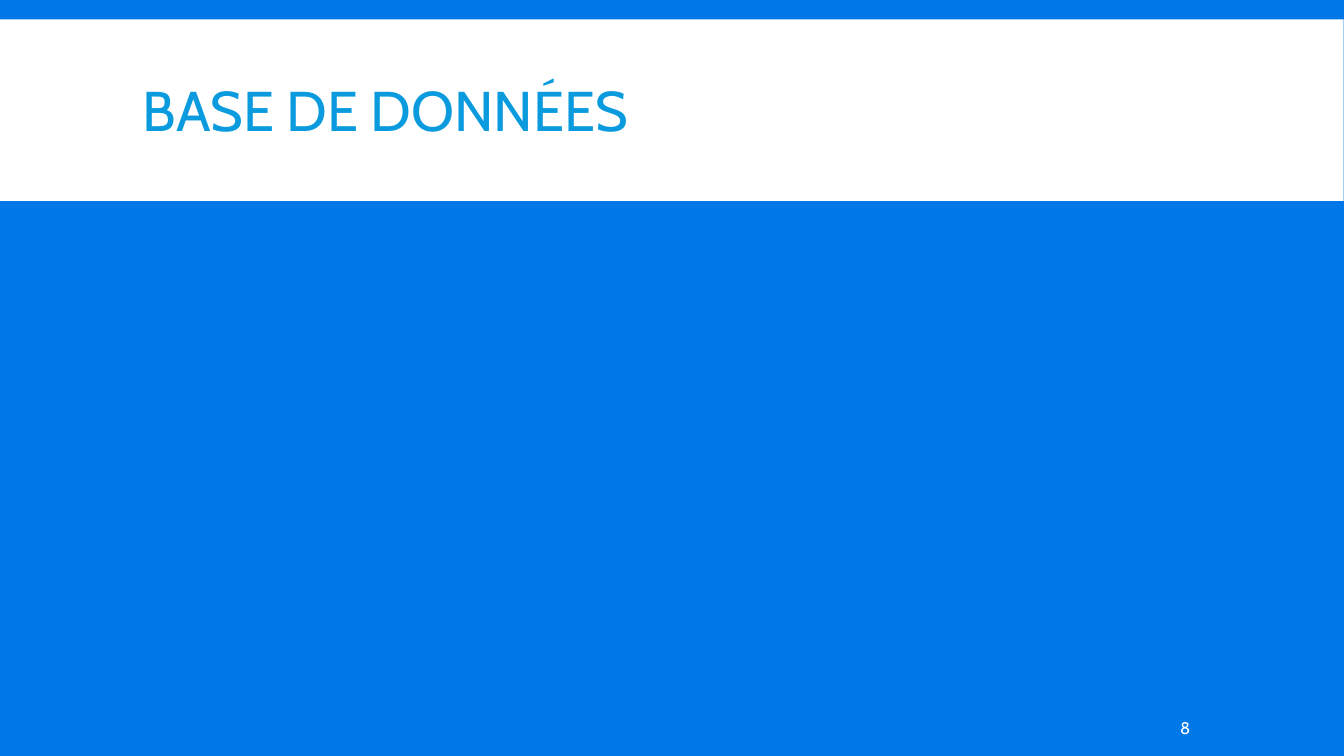
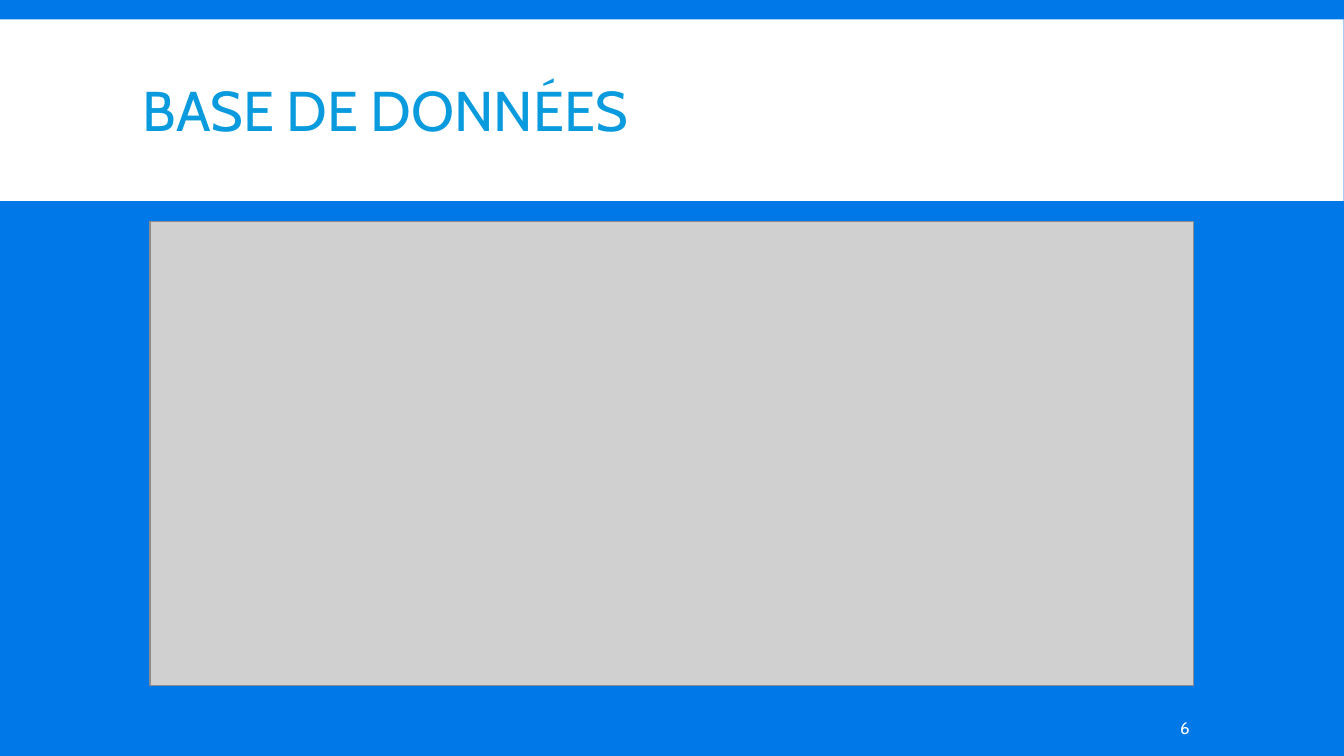
Before and after one commit to RetroAsh/CoEtu, a slide deck: slide 6 of rapports/Freetu.pptx (slide 8 before the commit). Drawn at 1344x756 pixels with LibreOffice and Linux fonts; fonts in the diff are those of the drawing; grey boxes stand for pictures. Boxes give left, top, right and bottom in pixels: in the first picture for what was removed or moved away, otherwise in the second. Text is boxed around its words. In the diff, an @@ line names an element or a change of style, - is before the commit and + after.

```diff
--- a/rapports/Freetu.pptx
+++ b/rapports/Freetu.pptx
@@ picture added at <box>150,222,1195,686</box> @@
@@ page number at <box>1180,722,1190,735</box>: text changed @@
-8
+6
```
Also in this commit, not shown: 6 other slides changed, 5 slides added, 2 slides removed, 3 other files.
